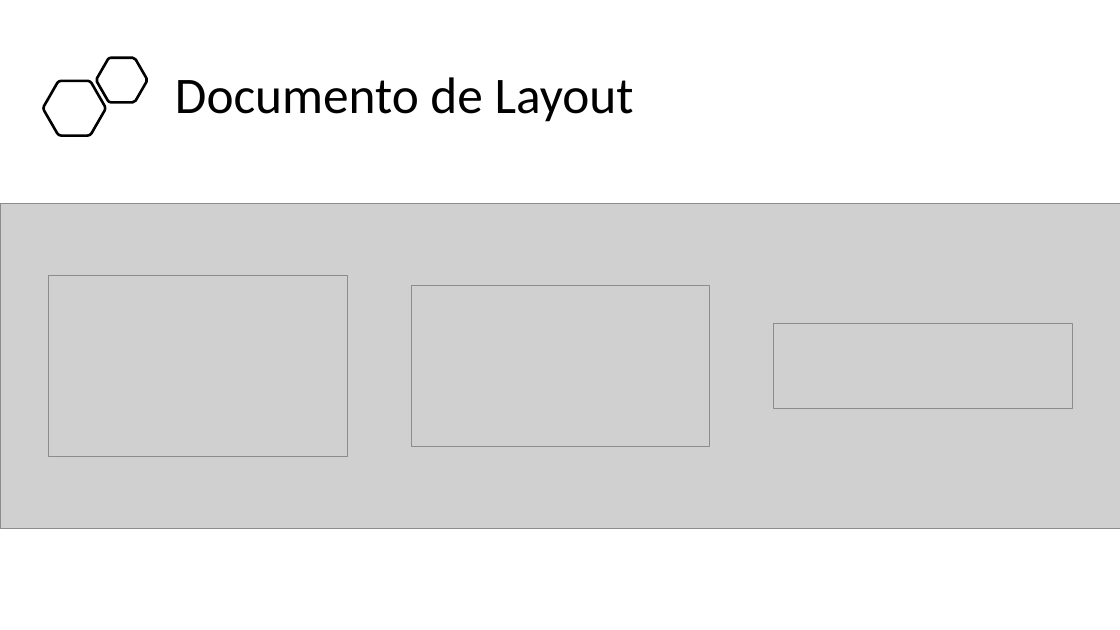
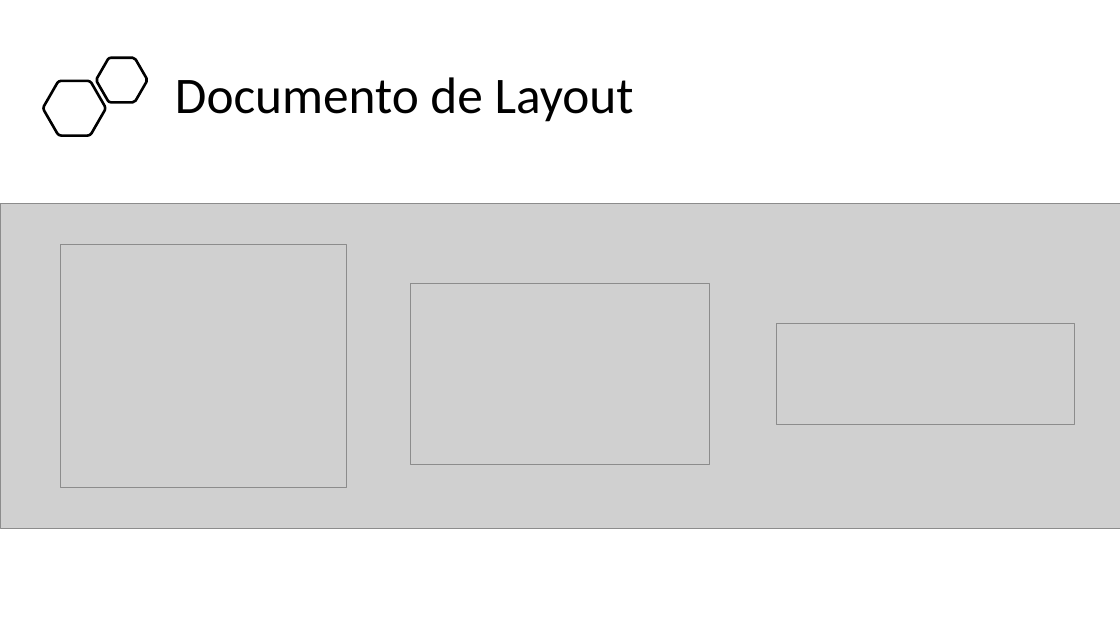
Before and after one commit to BandTec/project-hunter, a slide deck: slide 17 of Documentação/Apresentação - Sprint 3.pptx. Drawn at 1120x630 pixels with LibreOffice and Linux fonts; fonts in the diff are those of the drawing; grey boxes stand for pictures. Boxes give left, top, right and bottom in pixels: in the first picture for what was removed or moved away, otherwise in the second. Text is boxed around its words. In the diff, an @@ line names an element or a change of style, - is before the commit and + after.

```diff
--- a/Documentação/Apresentação - Sprint 3.pptx
+++ b/Documentação/Apresentação - Sprint 3.pptx
@@ picture: place and size @@
-picture at box(49, 276, 347, 456)
+picture at box(60, 245, 347, 487)
@@ picture: place and size @@
-picture at box(412, 285, 710, 447)
+picture at box(411, 284, 709, 465)
@@ picture: place and size @@
-picture at box(774, 323, 1072, 409)
+picture at box(776, 323, 1075, 425)
```
Also in this commit, not shown: 2 other slides changed, 1 slide added, 1 slide removed.
